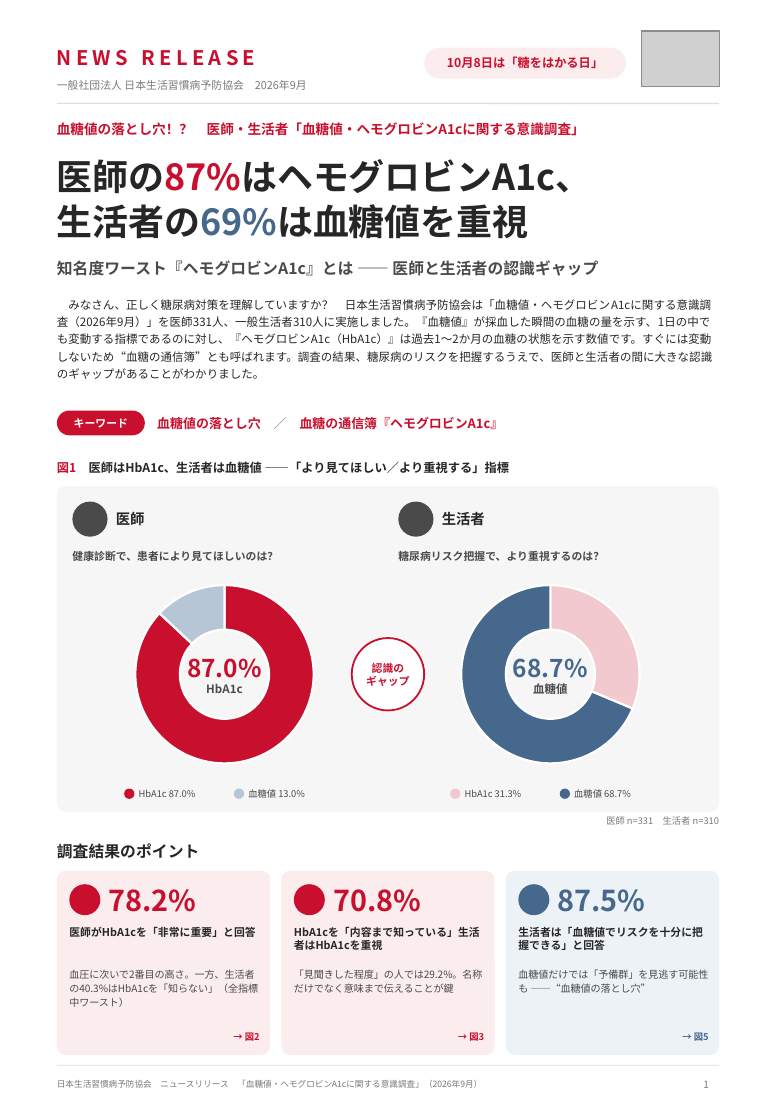
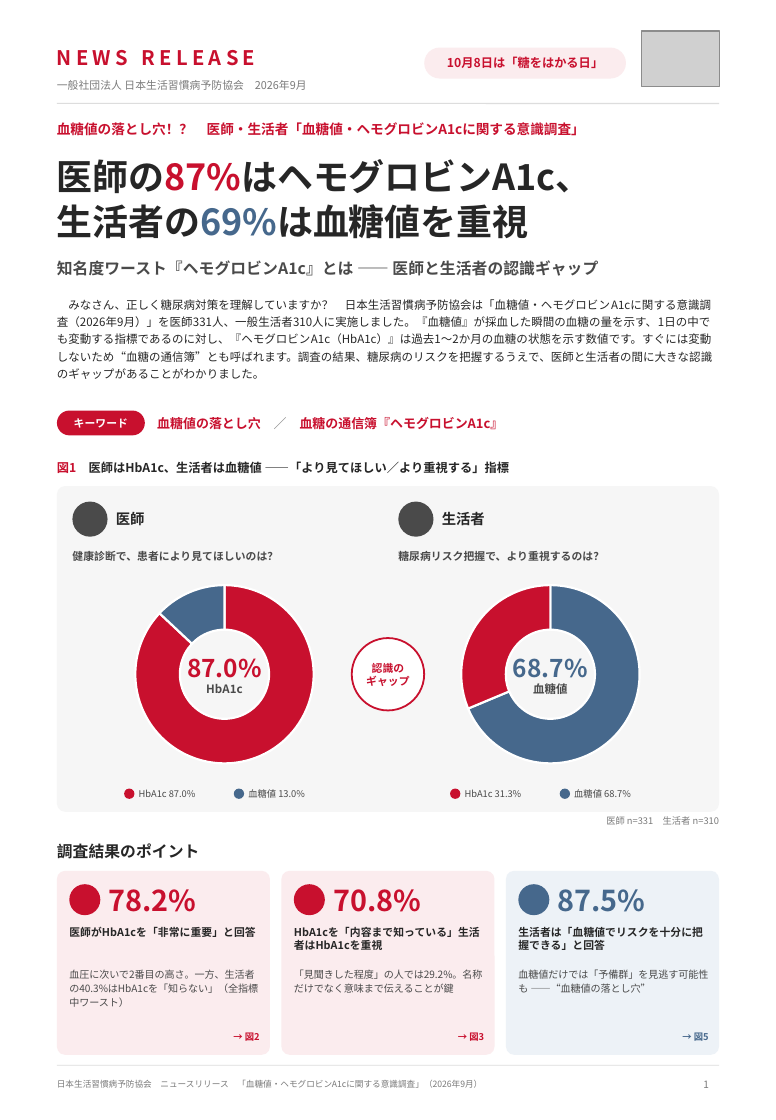
Before and after one commit to araiezes-ai/my-website, a slide deck: slide 1 of deliverables/hba1c-event/ニュースレター_血糖値HbA1c意識調査.pptx. Drawn at 776x1120 pixels with LibreOffice and Linux fonts; fonts in the diff are those of the drawing; grey boxes stand for pictures; background and template pictures are left out. Boxes give left, top, right and bottom in pixels: in the first picture for what was removed or moved away, otherwise in the second. Text is boxed around its words. In the diff, an @@ line names an element or a change of style, - is before the commit and + after.

```diff
--- a/deliverables/hba1c-event/ニュースレター_血糖値HbA1c意識調査.pptx
+++ b/deliverables/hba1c-event/ニュースレター_血糖値HbA1c意識調査.pptx
@@ doughnut chart at box(121, 571, 328, 778) @@
@@ colours of single points changed @@
@@ doughnut chart at box(447, 571, 654, 778) @@
@@ Series 1, HbA1c: 31 to 69 @@
@@ Series 1, 血糖値: 69 to 31 @@
@@ colours of single points changed @@
@@ ellipse at box(234, 788, 244, 799): fill #B7C6D6 to #46688C @@
@@ ellipse at box(450, 788, 460, 799): fill #F3C9D0 to #C8102E @@
```
Also in this commit, not shown: 2 other slides changed, 3 other files.
